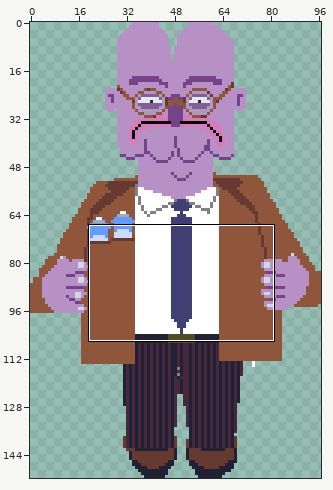
Two states of a sprite sheet, Sprites/Merchant/MerchantSell.png. Above, an overview of the earlier version with the close-up marked.
Close-up. The starting point:
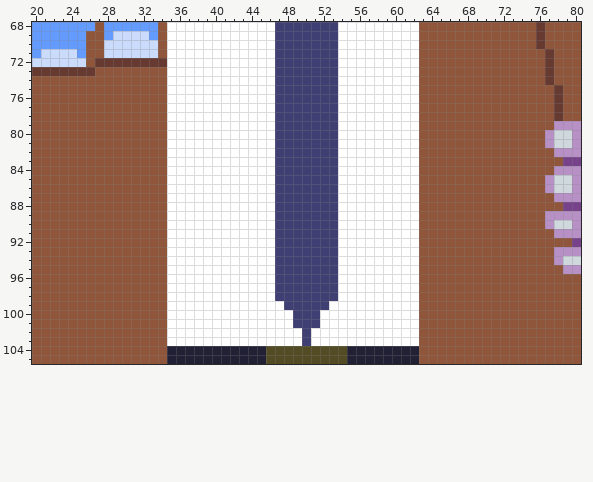
The file is 97x152 pixels. Shown: x 20..80, y 68..105.
The same view after the edit:
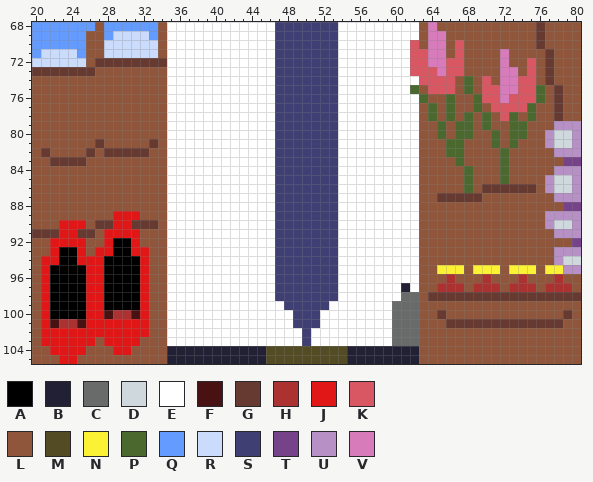
Palette (. is transparent): A #000000  B #222034  C #696a6a  D #ced8dd  E #ffffff  F #491212  G #663931  H #ac3232  J #e11616  K #d95763  L #8f563b  M #524b24  N #fbf236  P #4b692f  Q #639bff  R #cbdbfc  S #3f3f74  T #76428a  U #b791c6  V #d77bba
What changed:
Changed rows in their new state; - is an unchanged pixel.
first column x 20:
 68 --------------------------------------------V----------------
 69 --------------------------------------------VV---------------
 70 ------------------------------------------K-VV-K-------------
 71 ------------------------------------------KKVV-K----V--------
 72 ------------------------------------------KKVVKK----V--K-----
 73 ------------------------------------------KKKVKK----VV-K-----
 74 -------------------------------------------KKKK-P-K-VVKK-----
 75 ------------------------------------------P-KKK-P-KKVVKKP----
 76 -------------------------------------------P--P--PKKVKKKP----
 77 --------------------------------------------P-P--P-KKKKP-----
 78 --------------------------------------------P-P-P-P-KP-P-----
 79 ---------------------------------------------P-PP-P--PP------
 80 ---------------------------------------------P-PP--P-PP------
 81 -------G-----G--------------------------------PP---P-P-------
 82 -G----G-GGGGG---------------------------------PP----P--------
 83 --GGGG-----------------------------------------P----P--------
 84 ------------------------------------------------P---P--------
 85 ------------------------------------------------P---P--------
 86 ------------------------------------------------P-GGGGGG-----
 87 ---------------------------------------------GGGGG-----------
 89 ---------JJJ-------------------------------------------------
 90 ---JJJ-GGJJGGG-----------------------------------------------
 91 GGGJJGG-JJJJ-------------------------------------------------
 92 --JJJJ--JAAJ-------------------------------------------------
 93 --JAAJ-JJAAJJ------------------------------------------------
 94 -JJAAJJJAAAAJ------------------------------------------------
 95 -JAAAAJJAAAAJ--------------------------------NNN-NNN-NNN-NN--
 96 -JAAAAJJAAAAJ---------------------------------H---H---H---H--
 97 -JAAAAJJAAAAJ----------------------------B---HHH-HHH-HHH-HHH-
 98 -JAAAAJJAAAAJ----------------------------CC-GGGGGGGGGGGGGGGGG
 99 -JAAAAJJAAAAJ---------------------------CCC------------------
100 -JAAAAJJFHHFJ---------------------------CCC--G-------------G-
101 -JFHHFJJJJJJJ---------------------------CCC---GGGGGGGGGGGGG--
102 -JJJJJJJJJJJJ---------------------------CCC------------------
103 -JJJJJJ-JJJJ----------------------------CCC------------------
104 --JJJJ---JJ--------------------------------------------------
105 ---JJ--------------------------------------------------------
